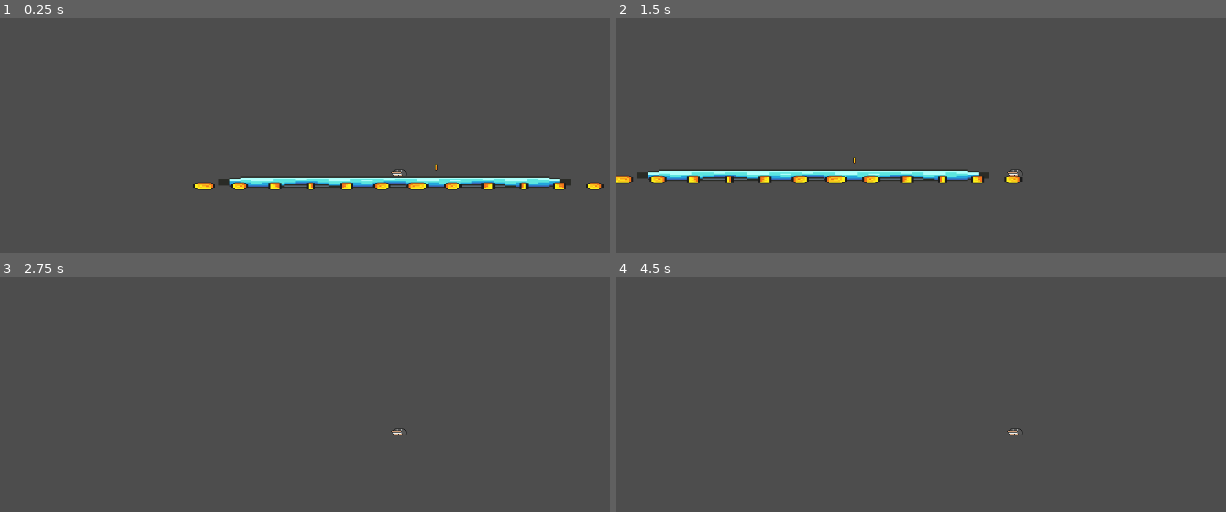
Above: before the commit, frames 1-4 (two rows, left to right).
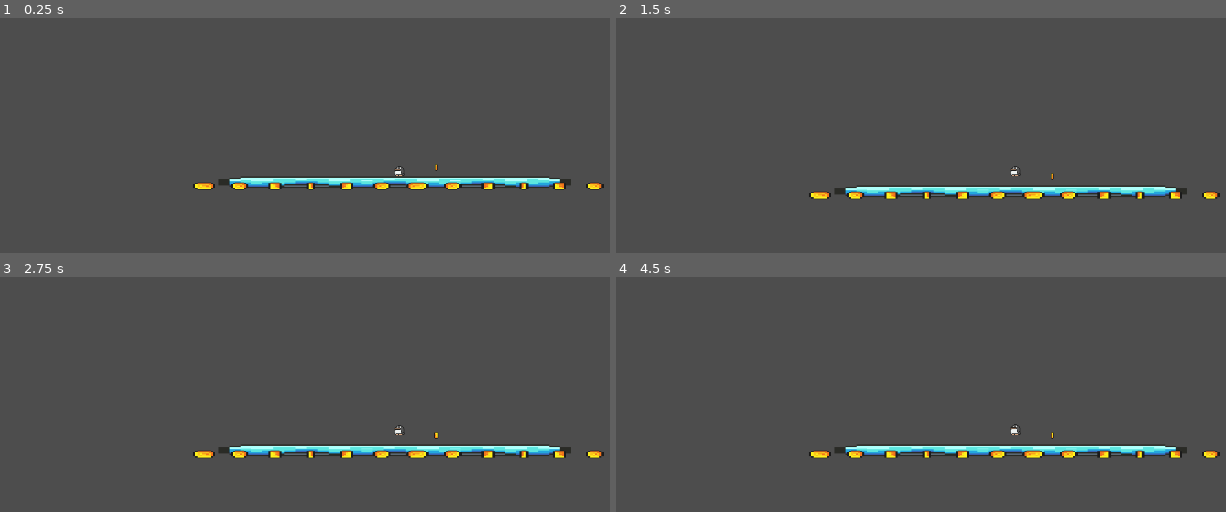
Above: after the commit, the same moments.

Repository: WhyuWhat/We-will-amke-gam
Game: Godot game, scene res://scens/game test apce.tscn
The game is run twice, just before and just after one commit, with the same random seed, the same clock (stepped at 60 frames per second) and the same inputs.
Inputs (mouse positions are in pixels of both pictures, inside the frame that each line leads up to):
- Up to frame 1 (0.25 s): no input
- Up to frame 2 (1.5 s): tap Enter (ui_accept) at 0.5 s; move the mouse to (1189, 166) at 0.52 s; hold Right (ui_right) from 0.53 s (still down); tap Shift (crouch) at 0.6 s; tap Space (jump, bound only after the commit) at 0.77, 1.07 s; tap Q (dash) at 0.8, 1.35 s; move the mouse to (853, 210) at 1.27 s
- Up to frame 3 (2.75 s): tap Space (jump, bound only after the commit) at 1.52, 1.55, 1.82, 2.1 s; move the mouse to (481, 347) at 2.02 s; release Right (ui_right) at 2.03 s; hold Left (ui_left) from 2.03 s (still down); tap Shift (crouch) at 2.3 s
- Up to frame 4 (4.5 s): tap Enter (ui_accept) at 2.75, 3.5, 4.25 s; move the mouse to (outside the picture) at 2.77 s; release Left (ui_left) at 2.78 s; hold Right (ui_right) 2.78-4.28 s; click (outside the picture) at 2.85 s; tap Space (jump, bound only after the commit) at 3.02, 3.32, 3.77, 3.8, 4.07 s; tap Q (dash) at 3.05, 4.35 s; move the mouse to (outside the picture) at 3.52 s; tap Shift (crouch) at 3.6 s; move the mouse to (774, 378) at 4.27 s; hold Left (ui_left) from 4.28 s (still down)

The runs differ from the first frame. In frame 1, less than 0.1% of the frame differs, in the area x 64-67%, y 62-68%; in frame 2, 5.9%, in the area x 0-100%, y 59-78%; in frame 3, 3.0%; in frame 4, 3.0%.
Error after the commit: Invalid assignment of property or key 'flip_h' with value of type 'bool' on a base object of type 'AnimationPlayer'. (res://player.gd:30)

Commit message:
code charicter

Diff:
--- a/player.gd
+++ b/player.gd
@@ -4,6 +4,9 @@
 const SPEED = 300.0
 const JUMP_VELOCITY = -400.0
 
+
+@onready var animation_player = $AnimationPlayer
+@onready var animated_sprite_2d = $AnimatedSprite2D
 
 func _physics_process(delta):
 	# Add the gravity.
@@ -16,7 +19,17 @@
 
 	# Get the input direction and handle the movement/deceleration.
 	# As good practice, you should replace UI actions with custom gameplay actions.
+
+	#Gets infpu derection (-1 or 1)
 	var direction = Input.get_axis("ui_left", "ui_right")
+
+	#flips sprite
+	if direction < 0:
+		animation_player.flip_h = false
+	elif direction > 0:
+		animation_player.flip_h = true
+
+	#Gets infpu derection (-1 or 1)
 	if direction:
 		velocity.x = direction * SPEED
 	else:
--- a/player.tscn
+++ b/player.tscn
@@ -1,94 +1,37 @@
-[gd_scene load_steps=18 format=3 uid="uid://uyrs2bc8veq3"]
+[gd_scene load_steps=22 format=3 uid="uid://uyrs2bc8veq3"]
 
 [ext_resource type="Texture2D" uid="uid://1lptcqllfpjx" path="res://assits/Spritesheets/spritesheet.png" id="1_f2v3d"]
-
-[sub_resource type="GDScript" id="GDScript_kx0ok"]
+[ext_resource type="Texture2D" uid="uid://davp3yx8lfeg1" path="res://assits/Spritesheets/Idle.png" id="1_pgkb0"]
+
+[sub_resource type="GDScript" id="GDScript_trno4"]
 script/source = "extends CharacterBody2D
 
-# Movement variables
-@export var speed: float = 200.0
-@export var jump_velocity: float = -400.0
-@export var gravity: float = 1000.0
-@export var dash_power: float = 600.0
-@export var crouch_speed: float = 100.0
-
-# State variables
-var can_dash: bool = true
-var is_crouching: bool = false
-var facing_direction: float = -1.0  # Default facing left
-
-# Nodes
-@onready var animation_player: AnimationPlayer = $AnimationPlayer
-@onready var sprite: Sprite2D = $Sprite2D
-@onready var collision_stand: CollisionShape2D = $CollisionStand
-@onready var collision_crouch: CollisionShape2D = $CollisionCrouch
-
-func _physics_process(delta: float) -> void:
-	handle_movement(delta)
-	handle_animations()
+
+const SPEED = 300.0
+const JUMP_VELOCITY = -400.0
+
+@onready var animated_sprite_2d = $AnimatedSprite2D
+
+
+
+func _physics_process(delta):
+	# Add the gravity.
+	if not is_on_floor():
+		velocity += get_gravity() * delta
+
+	# Handle jump.
+	if Input.is_action_just_pressed(\"jump\") and is_on_floor():
+		velocity.y = JUMP_VELOCITY
+
+	# Get the input direction and handle the movement/deceleration.
+	# As good practice, you should replace UI actions with custom gameplay actions.
+	var direction = Input.get_axis(\"move_left\", \"move_right\")
+	if direction:
+		velocity.x = direction * SPEED
+	else:
+		velocity.x = move_toward(velocity.x, 0, SPEED)
+
 	move_and_slide()
-
-func handle_movement(delta: float) -> void:
-	# Apply gravity
-	if not is_on_floor():
-		velocity.y += gravity * delta
-	else:
-		can_dash = true
-
-	# Horizontal movement
-	var horizontal_input = Input.get_axis(\"ui_left\", \"ui_right\")
-
-	if not is_crouching and not is_dashing():
-		velocity.x = horizontal_input * speed
-		if horizontal_input != 0:
-			facing_direction = sign(horizontal_input)
-
-	# Jump
-	if Input.is_action_just_pressed(\"ui_jump\") and is_on_floor() and !is_crouching:
-		velocity.y = jump_velocity
-
-	# Crouch
-	if Input.is_action_pressed(\"ui_crouch\") and is_on_floor():
-		is_crouching = true
-		collision_stand.disabled = true
-		collision_crouch.disabled = false
-		velocity.x = horizontal_input * crouch_speed
-	else:
-		is_crouching = false
-		collision_stand.disabled = false
-		collision_crouch.disabled = true
-
-	# Dash
-	if Input.is_action_just_pressed(\"ui_dash\") and can_dash and !is_crouching:
-		velocity.x = facing_direction * dash_power
-		can_dash = false
-		await get_tree().create_timer(0.4).timeout
-		velocity.x = speed * facing_direction
-
-func handle_animations() -> void:
-	# Flip the sprite based on facing direction
-	if facing_direction == 1:
-		sprite.flip_h = true  # Flip to face right
-	else:
-		sprite.flip_h = false  # Default to face left
-
-	# Play animations based on state
-	if is_dashing():
-		animation_player.play(\"dash\")
-	elif !is_on_floor():
-		if velocity.y < 0:
-			animation_player.play(\"jump\")  # Rising
-		else:
-			animation_player.play(\"fall\")  # Falling
-	elif is_crouching:
-		animation_player.play(\"crouch\")
-	elif abs(velocity.x) > 10:
-		animation_player.play(\"walk\")
-	else:
-		animation_player.play(\"idle\")
-
-func is_dashing() -> bool:
-	return abs(velocity.x) >= dash_power - 100
 "
 
 [sub_resource type="CircleShape2D" id="CircleShape2D_3hqgp"]
@@ -106,6 +49,18 @@
 "transitions": PackedFloat32Array(1),
 "update": 1,
 "values": [0]
+}
+tracks/1/type = "value"
+tracks/1/imported = false
+tracks/1/enabled = true
+tracks/1/path = NodePath("AnimatedSprite2D:sprite_frames")
+tracks/1/interp = 1
+tracks/1/loop_wrap = true
+tracks/1/keys = {
+"times": PackedFloat32Array(0),
+"transitions": PackedFloat32Array(1),
+"update": 1,
+"values": [null]
 }
 
 [sub_resource type="Animation" id="Animation_rgv43"]
@@ -204,6 +159,28 @@
 "values": [5, 6, 7, 8]
 }
 
+[sub_resource type="AtlasTexture" id="AtlasTexture_e4ymy"]
+atlas = ExtResource("1_pgkb0")
+region = Rect2(64, 0, 64, 64)
+
+[sub_resource type="AtlasTexture" id="AtlasTexture_bor4o"]
+atlas = ExtResource("1_pgkb0")
+region = Rect2(0, 0, 64, 64)
+
+[sub_resource type="SpriteFrames" id="SpriteFrames_dm6xs"]
+animations = [{
+"frames": [{
+"duration": 1.0,
+"texture": SubResource("AtlasTexture_e4ymy")
+}, {
+"duration": 1.0,
+"texture": SubResource("AtlasTexture_bor4o")
+}],
+"loop": true,
+"name": &"default",
+"speed": 5.0
+}]
+
 [sub_resource type="Animation" id="Animation_c0mbn"]
 resource_name = "idle"
 length = 0.4
@@ -219,6 +196,18 @@
 "transitions": PackedFloat32Array(1, 1),
 "update": 0,
 "values": [9, 10]
+}
+tracks/1/type = "value"
+tracks/1/imported = false
+tracks/1/enabled = true
+tracks/1/path = NodePath("AnimatedSprite2D:sprite_frames")
+tracks/1/interp = 1
+tracks/1/loop_wrap = true
+tracks/1/keys = {
+"times": PackedFloat32Array(0),
+"transitions": PackedFloat32Array(1),
+"update": 1,
+"values": [SubResource("SpriteFrames_dm6xs")]
 }
 
 [sub_resource type="Animation" id="Animation_ykwxv"]
@@ -322,7 +311,7 @@
 
 [node name="Player" type="CharacterBody2D"]
 z_index = 5
-script = SubResource("GDScript_kx0ok")
+script = SubResource("GDScript_trno4")
 
 [node name="CollisionShape2D" type="CollisionShape2D" parent="."]
 position = Vector2(0, -7)
@@ -333,7 +322,12 @@
 libraries = {
 "": SubResource("AnimationLibrary_vb1xr")
 }
+autoplay = "idle"
 
 [node name="SpriteFrames" type="Sprite2D" parent="."]
 texture = ExtResource("1_f2v3d")
 hframes = 33
+
+[node name="AnimatedSprite2D" type="AnimatedSprite2D" parent="."]
+visible = false
+autoplay = "default"
--- a/project.godot
+++ b/project.godot
@@ -89,6 +89,23 @@
 "events": [Object(InputEventKey,"resource_local_to_scene":false,"resource_name":"","device":-1,"window_id":0,"alt_press …(192 unchanged characters)…
 ]
 }
+jump={
+"deadzone": 0.5,
+"events": [Object(InputEventKey,"resource_local_to_scene":false,"resource_name":"","device":-1,"window_id":0,"alt_pressed":false,"shift_pressed":false,"ctrl_pressed":false,"meta_pressed":false,"pressed":false,"keycode":0,"physical_keycode":32,"key_label":0,"unicode":32,"location":0,"echo":false,"script":null)
+]
+}
+move_left={
+"deadzone": 0.5,
+"events": [Object(InputEventKey,"resource_local_to_scene":false,"resource_name":"","device":-1,"window_id":0,"alt_pressed":false,"shift_pressed":false,"ctrl_pressed":false,"meta_pressed":false,"pressed":false,"keycode":0,"physical_keycode":65,"key_label":0,"unicode":97,"location":0,"echo":false,"script":null)
+, Object(InputEventKey,"resource_local_to_scene":false,"resource_name":"","device":-1,"window_id":0,"alt_pressed":false,"shift_pressed":false,"ctrl_pressed":false,"meta_pressed":false,"pressed":false,"keycode":0,"physical_keycode":4194319,"key_label":0,"unicode":0,"location":0,"echo":false,"script":null)
+]
+}
+move_right={
+"deadzone": 0.5,
+"events": [Object(InputEventKey,"resource_local_to_scene":false,"resource_name":"","device":-1,"window_id":0,"alt_pressed":false,"shift_pressed":false,"ctrl_pressed":false,"meta_pressed":false,"pressed":false,"keycode":0,"physical_keycode":68,"key_label":0,"unicode":100,"location":0,"echo":false,"script":null)
+, Object(InputEventKey,"resource_local_to_scene":false,"resource_name":"","device":-1,"window_id":0,"alt_pressed":false,"shift_pressed":false,"ctrl_pressed":false,"meta_pressed":false,"pressed":false,"keycode":0,"physical_keycode":4194321,"key_label":0,"unicode":0,"location":0,"echo":false,"script":null)
+]
+}
 
 [rendering]
 
Not shown, added: scens/gam28BA.tmp
